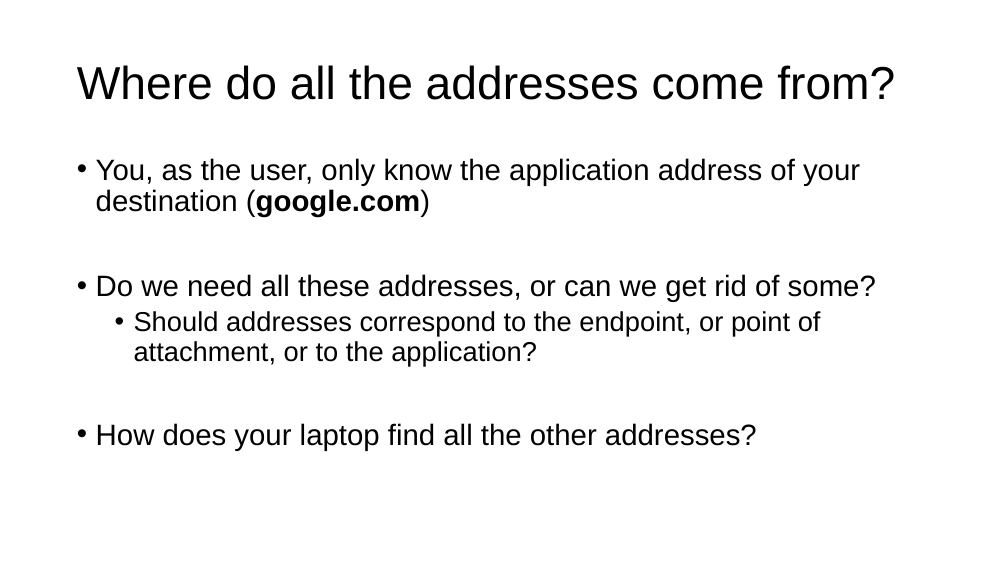
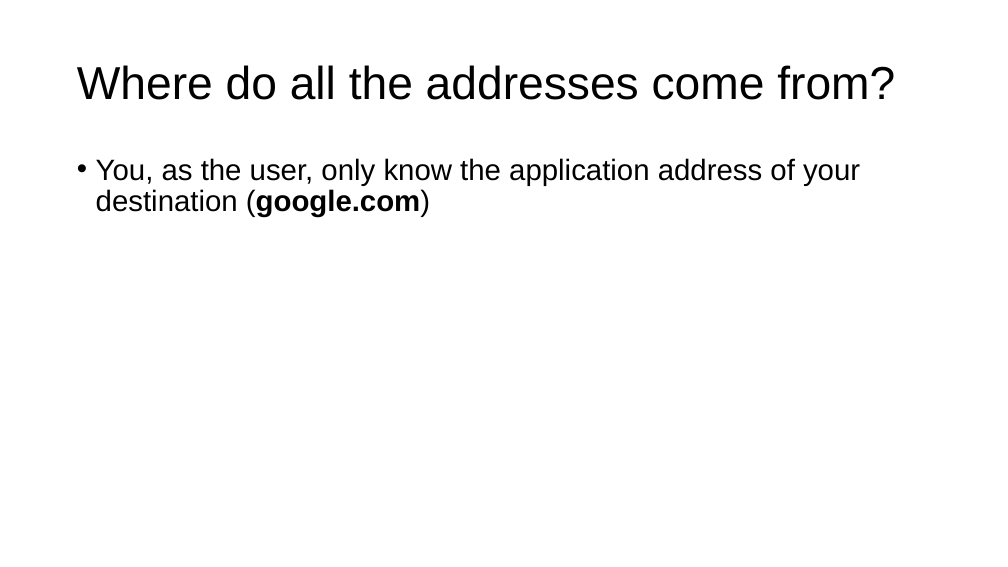
Before and after one commit to ngsrinivas/coursegen, a slide deck: slide 4 of ex/552-F20/staging/552-F20/lectures/05-directories.pptx. Drawn at 1008x567 pixels with LibreOffice and Linux fonts; fonts in the diff are those of the drawing. Boxes give left, top, right and bottom in pixels: in the first picture for what was removed or moved away, otherwise in the second. Text is boxed around its words. In the diff, an @@ line names an element or a change of style, - is before the commit and + after.

```diff
--- a/ex/552-F20/staging/552-F20/lectures/05-directories.pptx
+++ b/ex/552-F20/staging/552-F20/lectures/05-directories.pptx
@@ text at [96,274,876,451]: paragraphs removed @@
-• Do we need all these addresses, or can we get rid of some?
-  • Should addresses correspond to the endpoint, or point of attachment, or to the application?
-• How does your laptop find all the other addresses?
```
Also in this commit, not shown: 4 other slides changed, 2 slides added, 3 other files.
